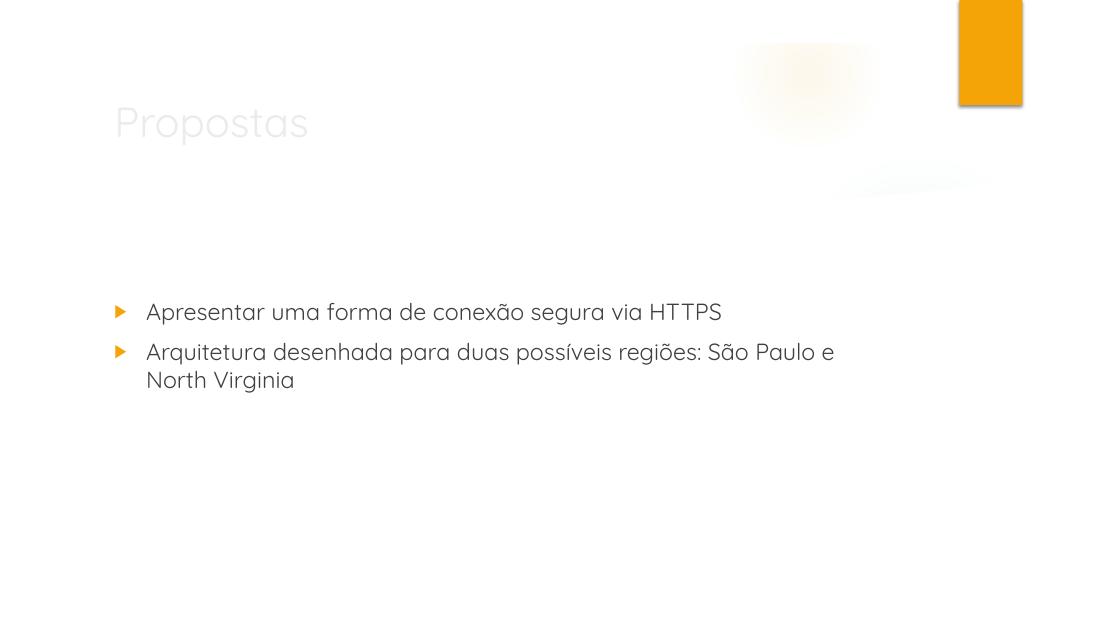
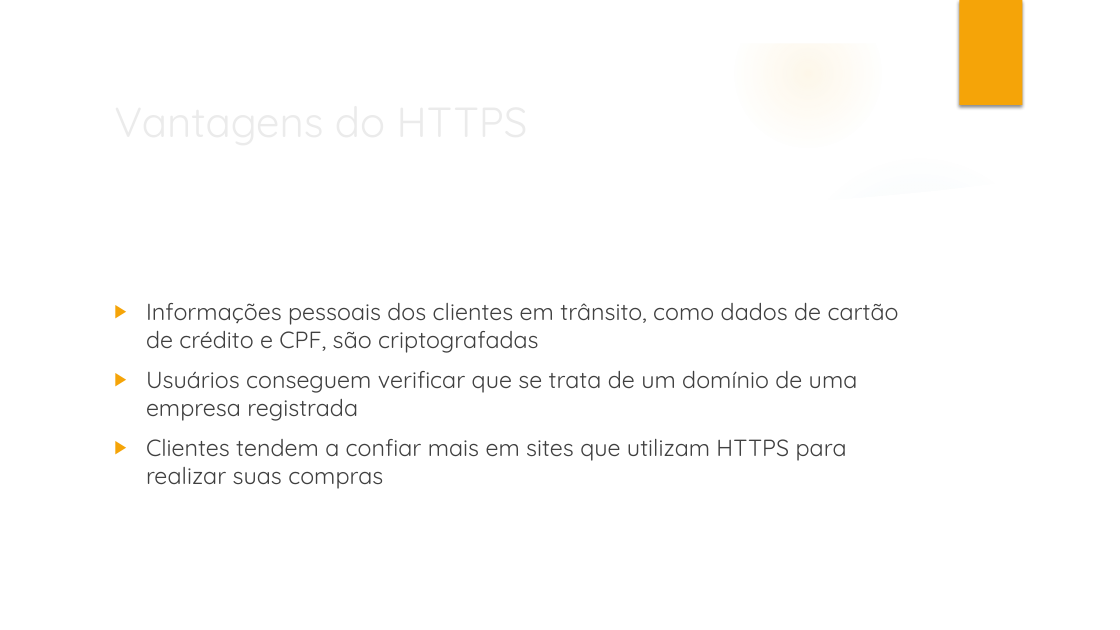
Before and after one commit to JoaoTrevisanMartins/challenge, a slide deck: slide 4 of Segunda Entrega/apresentacao_2a_entrega.pptx. Drawn at 1120x630 pixels with LibreOffice and Linux fonts; fonts in the diff are those of the drawing; background and template pictures are left out. Boxes give left, top, right and bottom in pixels: in the first picture for what was removed or moved away, otherwise in the second. Text is boxed around its words. In the diff, an @@ line names an element or a change of style, - is before the commit and + after.

```diff
--- a/Segunda Entrega/apresentacao_2a_entrega.pptx
+++ b/Segunda Entrega/apresentacao_2a_entrega.pptx
@@ title at box(106, 87, 911, 155): text changed @@
-Propostas
+Vantagens do HTTPS
@@ text at box(146, 303, 899, 489): text changed @@
-▶ Apresentar uma forma de conexão segura via HTTPS
-▶ Arquitetura desenhada para duas possíveis regiões: São Paulo e North Virginia
+▶ Informações pessoais dos clientes em trânsito, como dados de cartão de crédito e CPF, são criptografadas
+▶ Usuários conseguem verificar que se trata de um domínio de uma empresa registrada
+▶ Clientes tendem a confiar mais em sites que utilizam HTTPS para realizar suas compras
```
Also in this commit, not shown: 1 other slide changed, 3 slides added, 2 slides removed.
